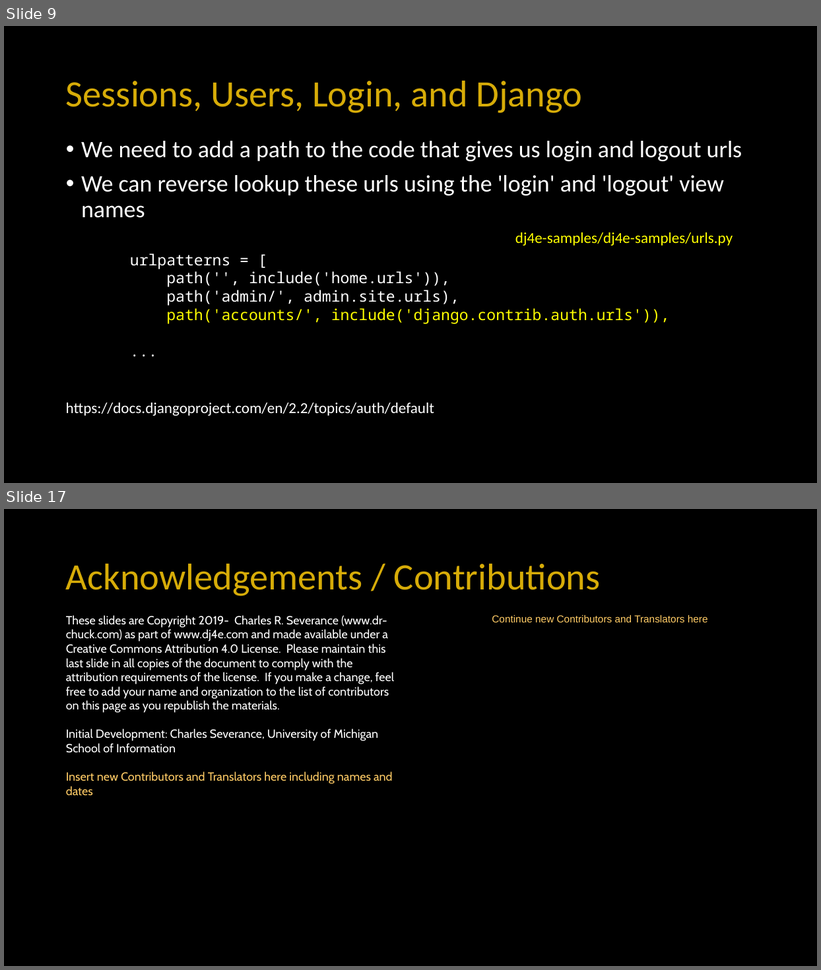
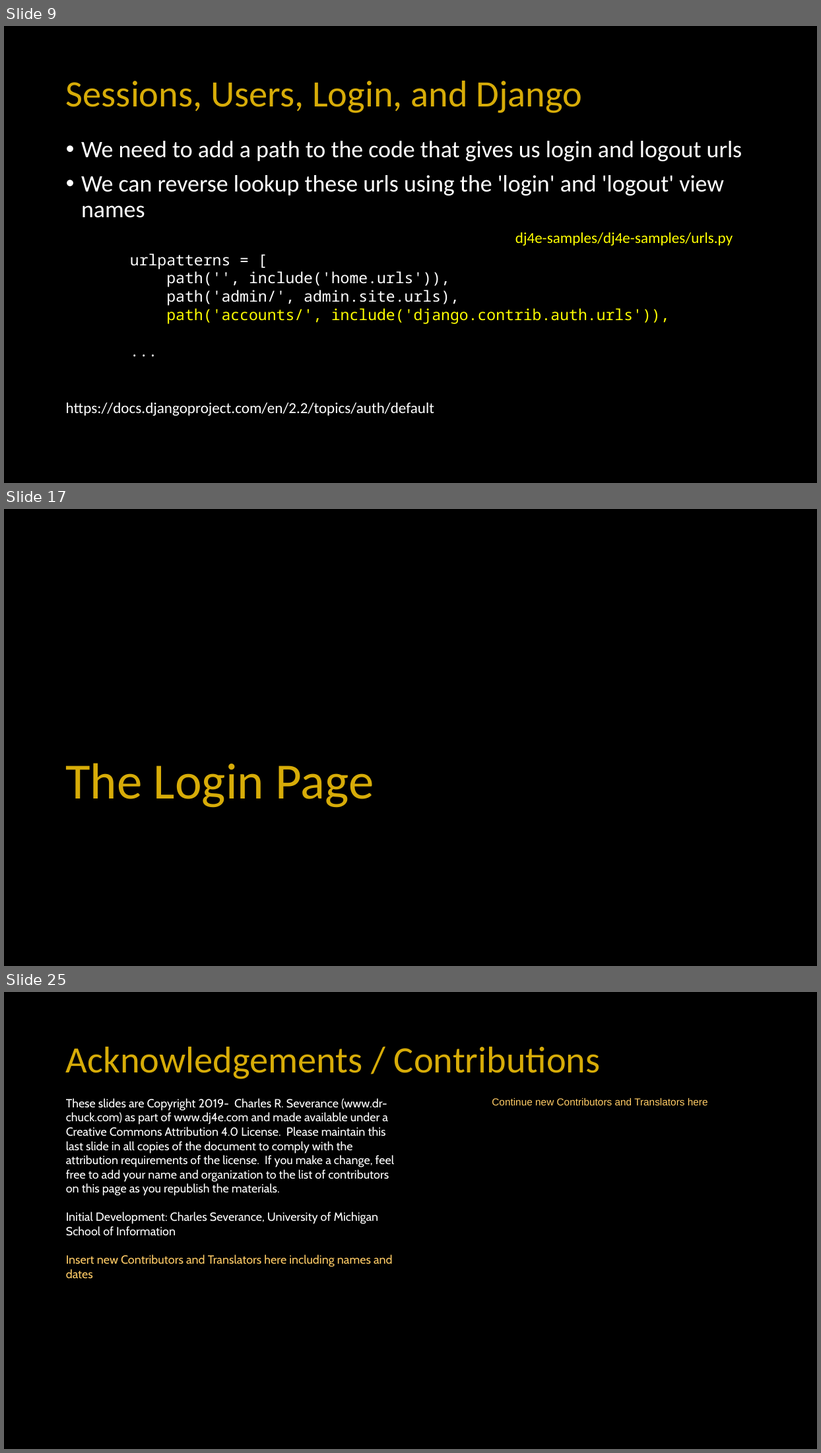
Before and after one commit to csev/dj4e, a slide deck: lectures/DJ-08-Login.pptx. Shown one above the other, each under a label of ours: slides 9 and 17 before the commit, slides 9, 17 and 25 after it; the slides between them are not shown. The pictures are 821x970 and 821x1453 pixels, drawn with LibreOffice and Linux fonts; fonts in the diff are those of the drawing. Boxes give left, top, right and bottom in pixels: in the first picture for what was removed or moved away, otherwise in the second. Text is boxed around its words. In the diff, an @@ line names an element or a change of style, - is before the commit and + after.

Commit message:
MVP Login lecture

```diff
--- a/lectures/DJ-08-Login.pptx
+++ b/lectures/DJ-08-Login.pptx
@@ slide 17 added at (x1=4, y1=509, x2=817, y2=966), background #000000 @@
@@ title added at (x1=65, y1=763, x2=374, y2=808), 60 pt, text #D7AC08 @@
+The Login Page
@@ what was slide 17 is now slide 25 @@
```
Also in this commit, not shown: 6 slides changed, 9 other slides added, 2 slides removed, 2 other files.
